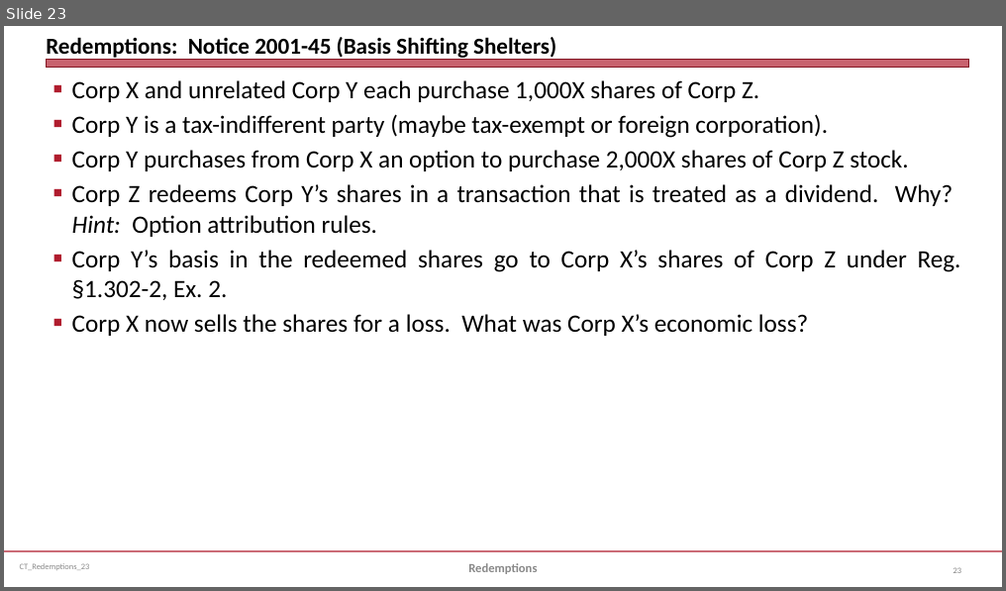
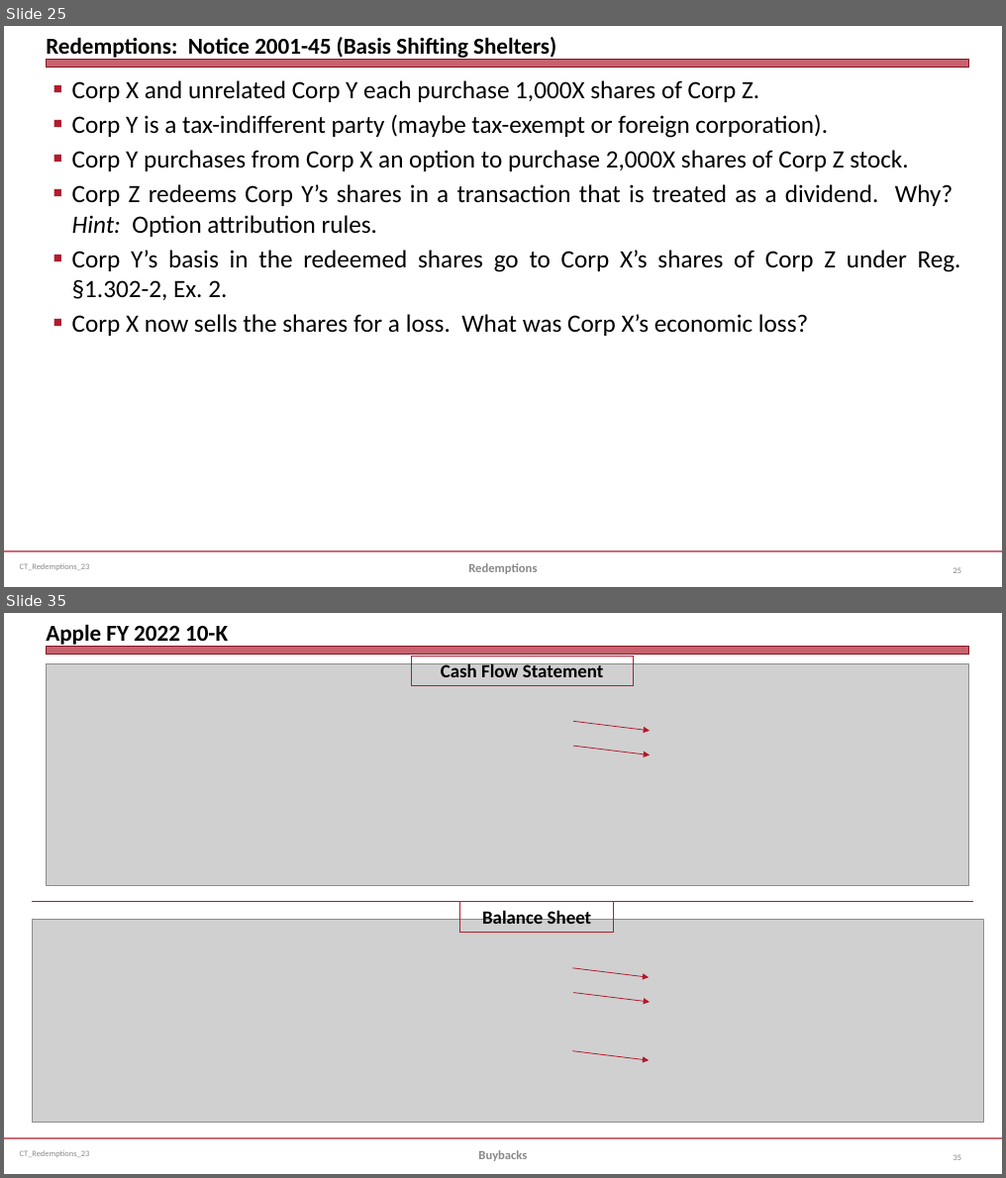
Before and after one commit to jmc877/Corporate-Tax, a slide deck: slides/CT_Redemptions_23.pptx. Shown one above the other, each under a label of ours: slide 23 before the commit, slides 25 and 35 after it; the slides between them are not shown. The pictures are 1006x591 and 1006x1178 pixels, drawn with LibreOffice and Linux fonts; fonts in the diff are those of the drawing; grey boxes stand for pictures. Boxes give left, top, right and bottom in pixels: in the first picture for what was removed or moved away, otherwise in the second. Text is boxed around its words. In the diff, an @@ line names an element or a change of style, - is before the commit and + after.

```diff
--- a/slides/CT_Redemptions_23.pptx
+++ b/slides/CT_Redemptions_23.pptx
@@ slide 35 added at [4,613,1002,1174], background #FFFFFF; not listed: 3 template elements that a slide beside it also shows @@
@@ title added at [46,624,228,648], 22 pt, text #000000, bold @@
+Apple FY 2022 10-K
@@ picture added at [46,663,969,886] @@
@@ rectangle added at [411,656,633,685], outline #B01C2E 0.75 pt, 18 pt, text #000000, bold @@
+Cash Flow Statement
@@ arrow added from (573, 722) to (649, 731), #B0182A 0.75 pt @@
@@ arrow added from (573, 746) to (649, 756), #B0182A 0.75 pt @@
@@ line added from (33, 901) to (974, 901), #B0182A 0.75 pt @@
@@ rectangle added at [460,902,614,932], outline #B01C2E 0.75 pt, 18 pt, text #000000, bold @@
+Balance Sheet
@@ picture added at [33,919,984,1122] @@
@@ arrow added from (573, 968) to (648, 977), #B0182A 0.75 pt @@
@@ arrow added from (573, 992) to (649, 1002), #B0182A 0.75 pt @@
@@ arrow added from (573, 1052) to (648, 1060), #B0182A 0.75 pt @@
@@ text added at [478,1151,527,1161], 12 pt, text #898989, bold @@
+Buybacks
@@ page number added at [953,1156,961,1160], 8 pt, text #808080 @@
+35
@@ what was slide 23 is now slide 25 @@
```
Also in this commit, not shown: 7 slides changed, 10 other slides added, 4 other files.
